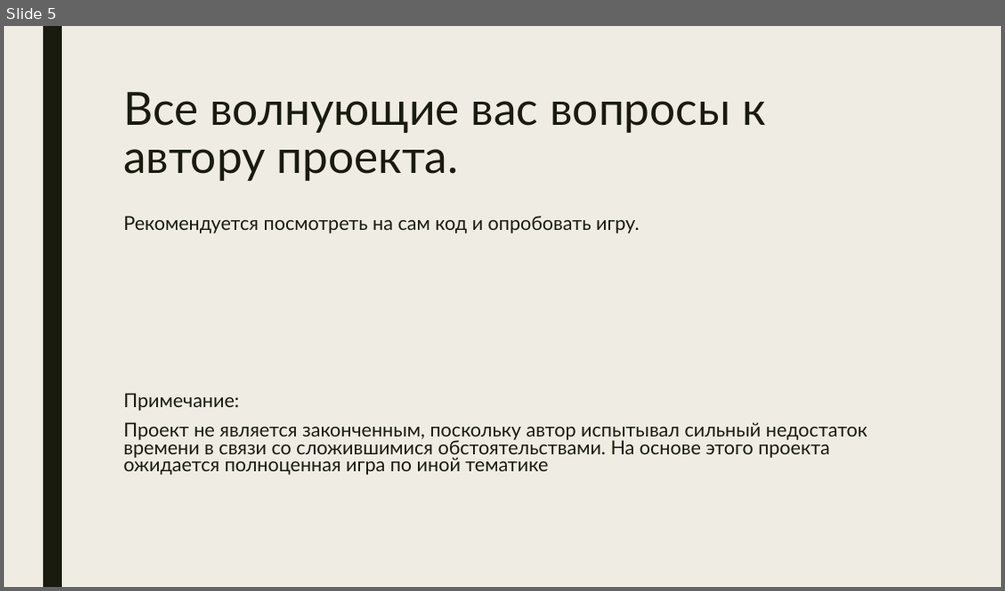
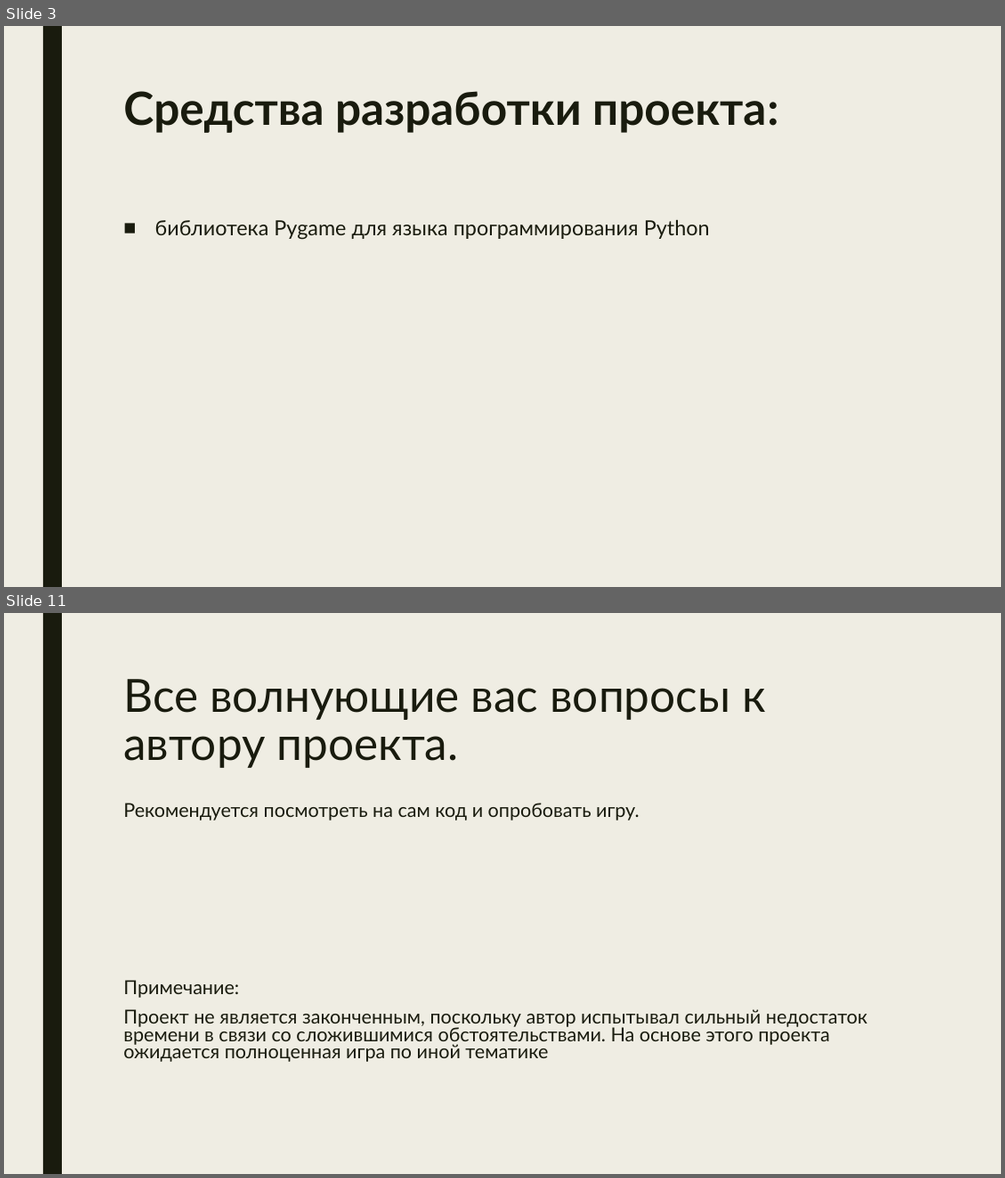
Before and after one commit to What-is-love-bdnhm/game_project, a slide deck: docs/project.pptx. Shown one above the other, each under a label of ours: slide 5 before the commit, slides 3 and 11 after it; the slides between them are not shown. The pictures are 1005x591 and 1005x1178 pixels, drawn with LibreOffice and Linux fonts; fonts in the diff are those of the drawing. Boxes give left, top, right and bottom in pixels: in the first picture for what was removed or moved away, otherwise in the second. Text is boxed around its words. In the diff, an @@ line names an element or a change of style, - is before the commit and + after.

```diff
--- a/docs/project.pptx
+++ b/docs/project.pptx
@@ slide 3 added at box(4, 26, 1001, 587), background #EFEDE3; not listed: 1 template element that a slide beside it also shows @@
@@ title added at box(123, 91, 778, 133), 44 pt, text #191B0E, bold @@
+Средства разработки проекта:
@@ text added at box(155, 219, 710, 240), 20 pt, text #191B0E @@
+■ библиотека Pygame для языка программирования Python
@@ what was slide 5 is now slide 11 @@
```
Also in this commit, not shown: 4 slides changed, 5 other slides added, 59 other files.
